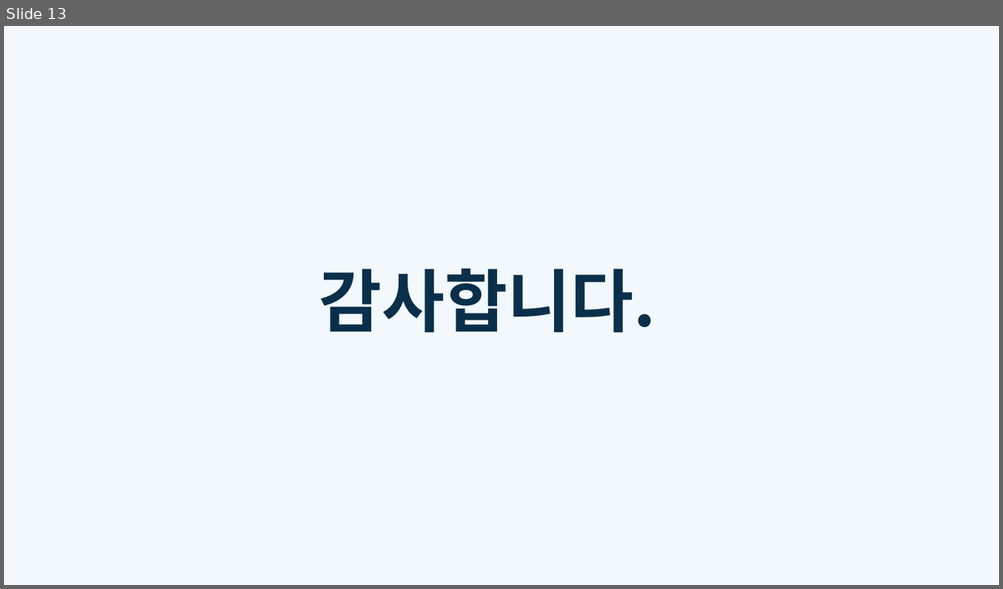
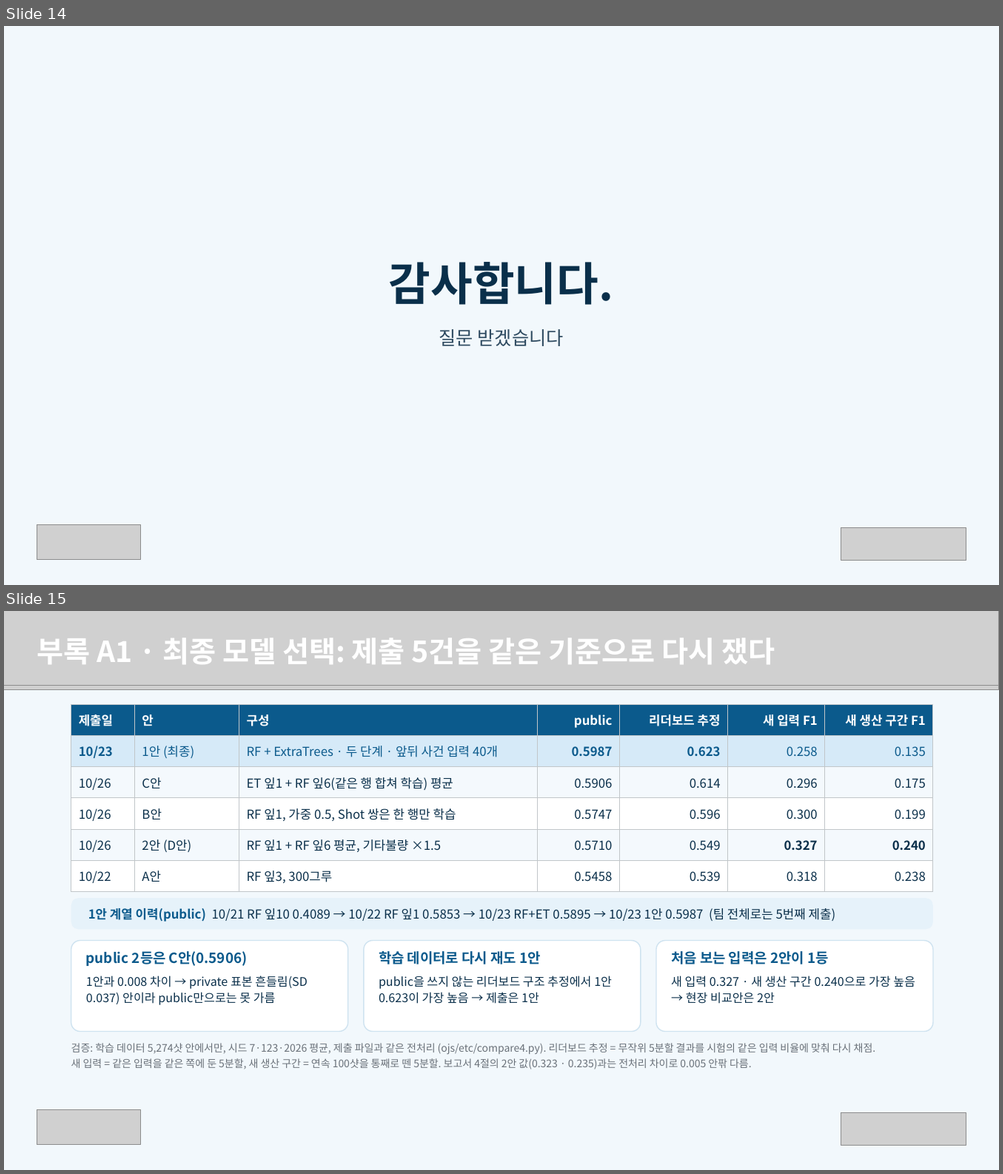
Before and after one commit to hajin-eng/team1-deeplearning, a slide deck: 최종프로젝트_학생배포/보고서/발표자료_1조.pptx. Shown one above the other, each under a label of ours: slide 13 before the commit, slides 14 and 15 after it. The pictures are 1003x589 and 1003x1174 pixels, drawn with LibreOffice and Linux fonts; fonts in the diff are those of the drawing; grey boxes stand for pictures. Boxes give left, top, right and bottom in pixels: in the first picture for what was removed or moved away, otherwise in the second. Text is boxed around its words. In the diff, an @@ line names an element or a change of style, - is before the commit and + after.

Commit message:
README·requirements 추가, 발표 자료를 최종본으로 교체, 옛 웹 보고서와 절대경로 스크립트 삭제

```diff
--- a/최종프로젝트_학생배포/보고서/발표자료_1조.pptx
+++ b/최종프로젝트_학생배포/보고서/발표자료_1조.pptx
@@ slide 15 added at [4, 611, 999, 1170], background #F2F8FC @@
@@ picture added at [4, 611, 999, 686] @@
@@ text added at [37, 638, 775, 664], 28 pt, text #FFFFFF, bold @@
+부록 A1 · 최종 모델 선택: 제출 5건을 같은 기준으로 다시 쟀다
@@ picture added at [4, 686, 999, 690] @@
@@ table added at [71, 704, 933, 892], 6 rows, 7 columns @@
+제출일 | 안 | 구성 | public | 리더보드 추정 | 새 입력 F1 | 새 생산 구간 F1
+10/23 | 1안 (최종) | RF + ExtraTrees · 두 단계 · 앞뒤 사건 입력 40개 | 0.5987 | 0.623 | 0.258 | 0.135
+10/26 | C안 | ET 잎1 + RF 잎6(같은 행 합쳐 학습) 평균 | 0.5906 | 0.614 | 0.296 | 0.175
+10/26 | B안 | RF 잎1, 가중 0.5, Shot 쌍은 한 행만 학습 | 0.5747 | 0.596 | 0.300 | 0.199
+10/26 | 2안 (D안) | RF 잎1 + RF 잎6 평균, 기타불량 ×1.5 | 0.5710 | 0.549 | 0.327 | 0.240
+10/22 | A안 | RF 잎3, 300그루 | 0.5458 | 0.539 | 0.318 | 0.238
@@ rounded rectangle added at [71, 898, 933, 930], fill #E6F2FA, 12 pt, text #0A2F4A @@
+1안 계열 이력(public) 10/21 RF 잎10 0.4089 → 10/22 RF 잎1 0.5853 → 10/23 RF+ET 0.5895 → 10/23 1안 0.5987 (팀 전체로는 5번째 제출)
@@ rounded rectangle added at [71, 941, 348, 1032], fill #FFFFFF, outline #CFE3F0 1 pt @@
@@ rounded rectangle added at [364, 941, 640, 1032], fill #FFFFFF, outline #CFE3F0 1 pt @@
@@ rounded rectangle added at [656, 941, 933, 1032], fill #FFFFFF, outline #CFE3F0 1 pt @@
@@ text added at [86, 951, 247, 966], 13.5 pt, text #0B5A8C, bold @@
+public 2등은 C안(0.5906)
@@ text added at [378, 951, 540, 965], 13.5 pt, text #0B5A8C, bold @@
+학습 데이터로 다시 재도 1안
@@ text added at [671, 951, 828, 965], 13.5 pt, text #0B5A8C, bold @@
+처음 보는 입력은 2안이 1등
@@ text added at [86, 976, 307, 1005], 11.5 pt, text #0A2F4A @@
+1안과 0.008 차이 → private 표본 흔들림(SD 0.037) 안이라 public만으로는 못 가름
@@ text added at [378, 976, 612, 1004], 11.5 pt, text #0A2F4A @@
+public을 쓰지 않는 리더보드 구조 추정에서 1안 0.623이 가장 높음 → 제출은 1안
@@ text added at [671, 976, 915, 1004], 11.5 pt, text #0A2F4A @@
+새 입력 0.327 · 새 생산 구간 0.240으로 가장 높음 → 현장 비교안은 2안
@@ text added at [71, 1043, 876, 1070], 10 pt, text #6A7179 @@
+검증: 학습 데이터 5,274샷 안에서만, 시드 7·123·2026 평균, 제출 파일과 같은 전처리 (ojs/etc/compare4.py). 리더보드 추정 = 무작위 5분할 결과를 시험의 같은 입력 비율에 맞춰 다시 채점.
+새 입력 = 같은 입력을 같은 쪽에 둔 5분할, 새 생산 구간 = 연속 100샷을 통째로 뗀 5분할. 보고서 4절의 2안 값(0.323 · 0.235)과는 전처리 차이로 0.005 안팎 다름.
@@ picture added at [37, 1111, 141, 1145] @@
@@ picture added at [841, 1113, 966, 1146] @@
@@ what was slide 13 is now slide 14 @@
@@ slide 14 changed as well @@
@@ text "감사합니다.": place and size @@
-text "감사합니다." at [318, 269, 655, 333]
+text "감사합니다." at [389, 262, 614, 305]
@@ text "감사합니다." at [389, 262, 614, 305]: size 66 to 44 pt; alignment left to centre; line spacing 1 to 1.1 @@
@@ text added at [439, 329, 563, 346], 18 pt, text #2E4A60 @@
+질문 받겠습니다
@@ picture added at [37, 526, 141, 560] @@
@@ picture added at [841, 528, 966, 561] @@
```
Also in this commit, not shown: 11 other slides changed, 7 other slides added, 1 slide removed, 7 other files.
